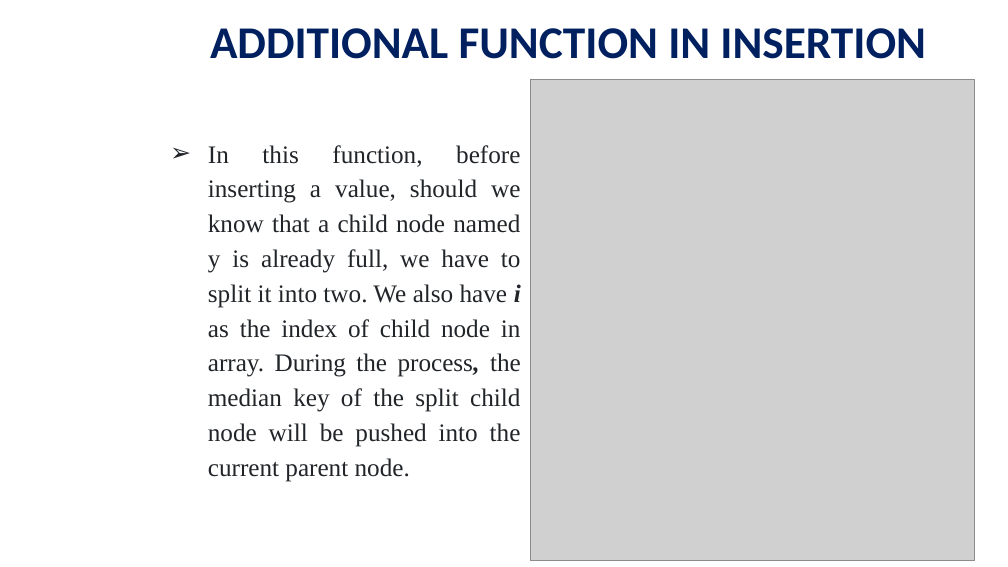
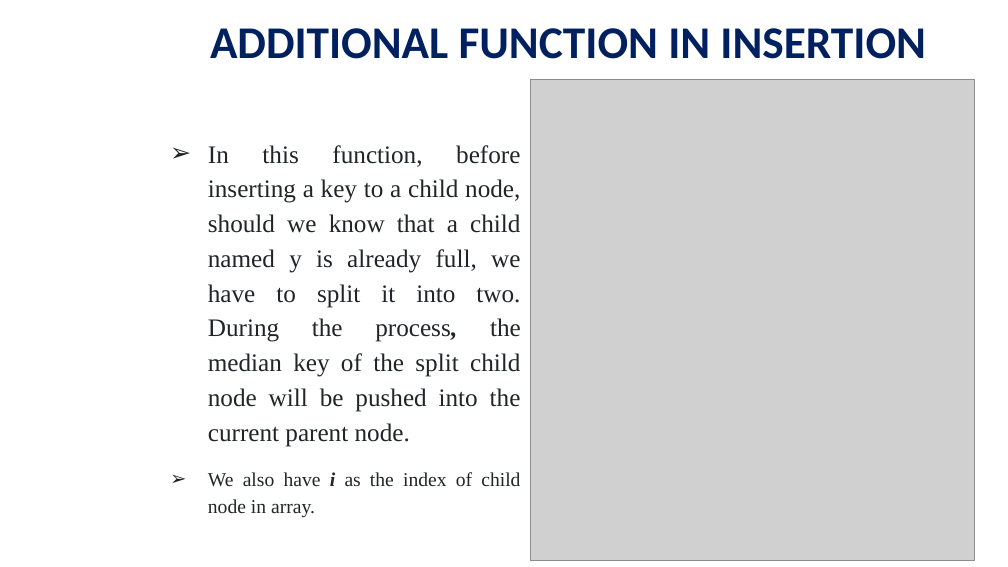
Before and after one commit to viettungvuong/Seminar, a slide deck: slide 26 of Seminar.pptx. Drawn at 1008x567 pixels with LibreOffice and Linux fonts; fonts in the diff are those of the drawing; grey boxes stand for pictures; background and template pictures are left out. Boxes give left, top, right and bottom in pixels: in the first picture for what was removed or moved away, otherwise in the second. Text is boxed around its words. In the diff, an @@ line names an element or a change of style, - is before the commit and + after.

```diff
--- a/Seminar.pptx
+++ b/Seminar.pptx
@@ text at [208, 145, 521, 518]: text changed @@
-➢ In this function, before inserting a value, should we know that a child node named y is already full, we have to split it into two. We also have i as the index of child node in array. During the process, the median key of the split child node will be pushed into the current parent node.
+➢ In this function, before inserting a key to a child node, should we know that a child named y is already full, we have to split it into two. During the process, the median key of the split child node will be pushed into the current parent node.
+➢ We also have i as the index of child node in array.
```
